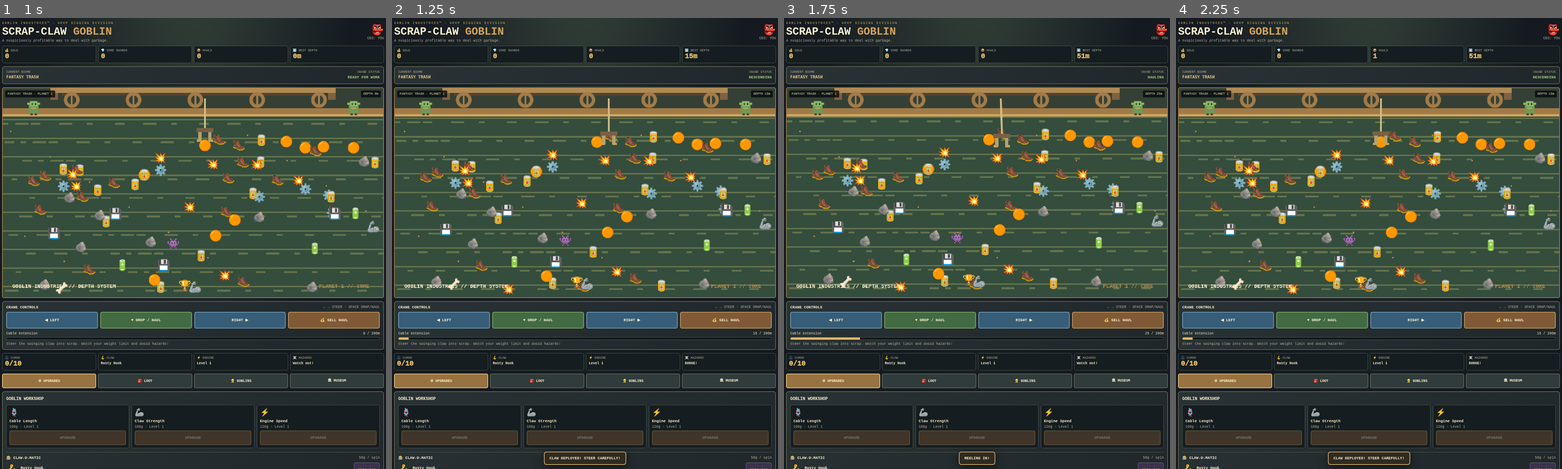
Above: before the commit, frames 1-4 (left to right).
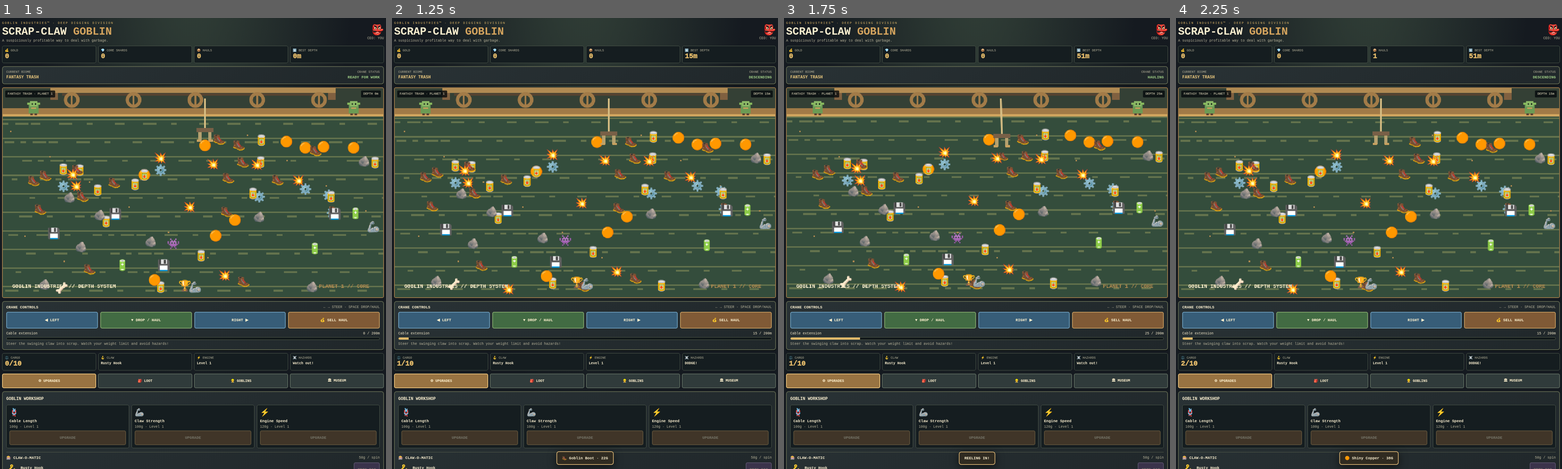
Above: after the commit, the same moments.

Repository: christavinke/game-4or-life
Game: browser game, page index.html
Same seed, same stepped clock (60 frames per second), same inputs: the game is played once before the commit and once after it.
Inputs:
- Up to frame 1 (1 s): click "RIGHT ▶" at 0.27 s
- Up to frame 2 (1.25 s): hold Right from 1.03 s (still down); tap Space at 1.1 s
- Up to frame 3 (1.75 s): release Right at 1.53 s; hold Down from 1.58 s (still down); tap Space at 1.6 s
- Up to frame 4 (2.25 s): release Down at 1.85 s; hold Left from 1.9 s (still down); tap Space at 2.1 s

Frame 1 is identical in both runs. In frame 2, 0.2% of the frame differs, in the area x 1-61%, y 25-100%; in frame 3, less than 0.1%; in frame 4, 0.2%.

Commit message:
small changes

Diff:
--- a/index.html
+++ b/index.html
@@ -92,7 +92,42 @@
 }
 function move(dir){if(phase==='ready'){px=Math.max(45,Math.min(755,px+dir*25));return}if(phase==='drop'){angularVelocity+=dir*.0028}}
 function begin(){if(phase!=='ready')return;phase='drop';depth=0;runDepth=0;py=55;angle=0;angularVelocity=0;loot=[];toast('CLAW DEPLOYED! STEER CAREFULLY!');update()}
-function grab(){const cx=px+Math.sin(angle)*Math.min(145,depth*.25),cy=85+depth*.48;const target=objects.filter(o=>!o.taken&&Math.hypot(o.x-cx,o.y-cy)<28).sort((a,b)=>a.item[2]-b.item[2])[0];if(!target)return;const it=target.item;if(load()+it[3]>capacity()){toast('TOO HEAVY! YOUR CLAW CANNOT HOLD IT!');return}target.taken=true;loot.push({item:it,weight:it[3],value:it[2]});toast(it[1]+' '+it[0]+' · '+it[2]+'G');if(it[5]&&!s.museum.includes(it[0])){s.museum.push(it[0]);toast('MUSEUM DISCOVERY: '+it[0]+'!')}}
+function grab() {
+    const len = 35 + depth * 0.48;
+
+    // Keep the grabbing position identical to the visible hook position
+    const cx = px + Math.sin(angle) * len;
+    const cy = 55 + Math.cos(angle) * len;
+
+    // Larger detection radius makes collecting scrap easier
+    const target = objects
+        .filter(o => !o.taken && Math.hypot(o.x - cx, o.y - depth * 0.48 - cy) < 45)
+        .sort((a, b) => a.item[2] - b.item[2])[0];
+
+    if (!target) return;
+
+    const it = target.item;
+
+    if (load() + it[3] > capacity()) {
+        toast('TOO HEAVY! YOUR CLAW CANNOT HOLD IT!');
+        return;
+    }
+
+    target.taken = true;
+
+    loot.push({
+        item: it,
+        weight: it[3],
+        value: it[2]
+    });
+
+    toast(it[1] + ' ' + it[0] + ' · ' + it[2] + 'G');
+
+    if (it[5] && !s.museum.includes(it[0])) {
+        s.museum.push(it[0]);
+        toast('MUSEUM DISCOVERY: ' + it[0] + '!');
+    }
+}
 function finish(){phase='ready';py=55;depth=0;s.hauls++;s.maxDepth=Math.max(s.maxDepth,runDepth);saveLocal();update();toast(loot.length?'HAUL COMPLETE! SELL YOUR LOOT!':'EMPTY HAUL. TRY AGAIN!')}
 function sell(){if(!loot.length){toast('NO LOOT TO SELL!');return}const gain=Math.floor(haulValue()*(1+s.shards*.15+s.museum.length*.05));s.gold+=gain;s.totalEarned+=gain;loot=[];saveLocal();update();toast('SOLD FOR '+fmt(gain)+' GOLD!')}
 function upgrade(t){const c=costs()[t];if(s.gold<c)return;s.gold-=c;if(t==='cable')s.cableLv++;if(t==='strength')s.strengthLv++;if(t==='engine')s.engineLv++;saveLocal();update();toast(t.toUpperCase()+' UPGRADED!')}
